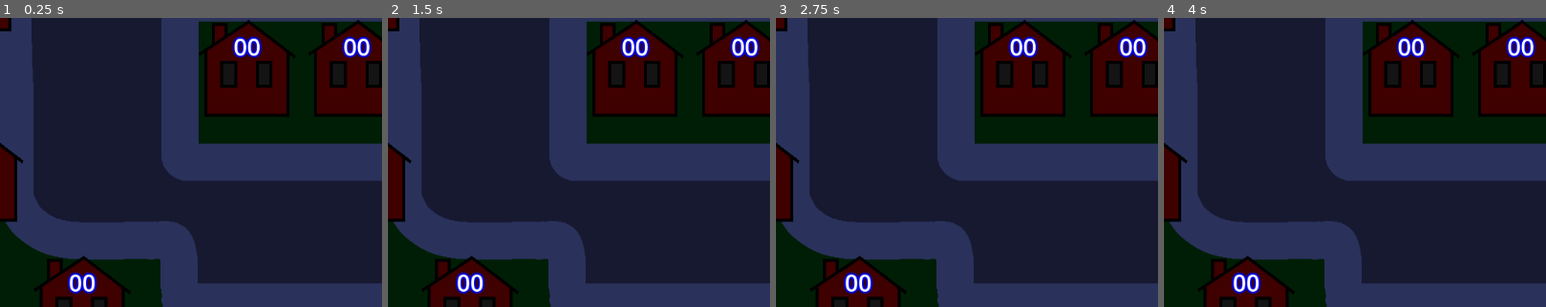
Above: before the commit, frames 1-4 (left to right).
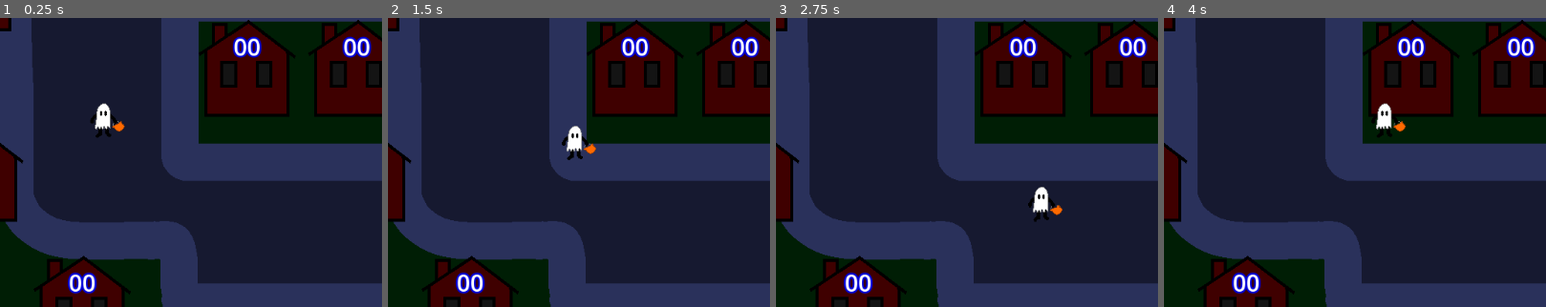
Above: after the commit, the same moments.

Repository: King9999/trickortreat_godot
Game: Godot game, scene res://Scenes/main.tscn
Same seed, same stepped clock (60 frames per second), same inputs: the game is played once before the commit and once after it.
Inputs:
- Up to frame 1 (0.25 s): no input
- Up to frame 2 (1.5 s): tap Enter at 0.5 s; hold Right 0.53-1.28 s; hold Down from 1.28 s (still down)
- Up to frame 3 (2.75 s): release Down at 2.03 s; hold Right from 2.03 s (still down)
- Up to frame 4 (4 s): release Right at 2.78 s; hold Up 2.78-3.53 s; hold Left from 3.53 s (still down)
The pictures show only the part of the screen within x 11-61%, y 36-86%; the shares and areas given below are measured in that part.

The runs differ from the first frame. In frame 1, 0.5% of the frame differs, in the area x 23-33%, y 29-42%; in frame 2, 0.5%, in the area x 45-55%, y 37-50%; in frame 3, 0.5%; in frame 4, 0.5%.

Commit message:
Added player movement
Currently, it only works for 1 player, but it needs to work for at least 2 players.

Diff:
--- a/Scenes/costume_base.tscn
+++ b/Scenes/costume_base.tscn
@@ -1,6 +1,17 @@
-[gd_scene load_steps=2 format=3 uid="uid://bdxcb48ykudp7"]
+[gd_scene load_steps=4 format=3 uid="uid://bdxcb48ykudp7"]
 
-[ext_resource type="Script" uid="uid://cca4ow8qbaxvd" path="res://Scripts/costume_base.gd" id="1_ll3ep"]
+[ext_resource type="Texture2D" uid="uid://ca656t6mccsoa" path="res://Sprites/Costumes/Ghost.png" id="2_eai3y"]
+[ext_resource type="Script" uid="uid://bek7l5luwlgfu" path="res://Scripts/costume_base.gd" id="3_0je84"]
 
-[node name="CostumeBase" type="Node2D"]
-script = ExtResource("1_ll3ep")
+[sub_resource type="CircleShape2D" id="CircleShape2D_0je84"]
+
+[node name="CostumeBase" type="CharacterBody2D"]
+script = ExtResource("3_0je84")
+
+[node name="Sprite2D" type="Sprite2D" parent="."]
+texture = ExtResource("2_eai3y")
+
+[node name="Collison" type="CollisionShape2D" parent="."]
+position = Vector2(-4, 0)
+scale = Vector2(-1.72492, -1.72492)
+shape = SubResource("CircleShape2D_0je84")
--- a/Scenes/main.tscn
+++ b/Scenes/main.tscn
@@ -1,8 +1,9 @@
-[gd_scene load_steps=5 format=3 uid="uid://dub32hrwkr01h"]
+[gd_scene load_steps=6 format=3 uid="uid://dub32hrwkr01h"]
 
 [ext_resource type="Texture2D" uid="uid://cn57fucuohft3" path="res://Sprites/Level.png" id="1_jjgbg"]
 [ext_resource type="Script" uid="uid://knvtqv5xju0a" path="res://Scripts/house_manager.gd" id="2_8gbba"]
 [ext_resource type="PackedScene" uid="uid://dy622oifu2orq" path="res://Scenes/house.tscn" id="2_bo1nx"]
+[ext_resource type="PackedScene" uid="uid://bdxcb48ykudp7" path="res://Scenes/costume_base.tscn" id="4_jjvhh"]
 
 [sub_resource type="NavigationPolygon" id="NavigationPolygon_bo1nx"]
 vertices = PackedVector2Array(475, -83, 475, -203, 502, -310, 502, 422, 474, 261, 474, 141, 307, 373, -494, 422, 171, 3 …(372 unchanged characters)…
@@ -11,7 +12,7 @@
 
 [node name="Main" type="Node2D"]
 
-[node name="Sprite2D" type="Sprite2D" parent="."]
+[node name="Level" type="Sprite2D" parent="."]
 texture = ExtResource("1_jjgbg")
 
 [node name="Camera2D" type="Camera2D" parent="."]
@@ -111,3 +112,6 @@
 
 [node name="House10" parent="House Manager" instance=ExtResource("2_bo1nx")]
 position = Vector2(240, 320)
+
+[node name="CostumeBase" parent="." instance=ExtResource("4_jjvhh")]
+position = Vector2(-255, 72)
--- a/Scripts/costume_base.gd
+++ b/Scripts/costume_base.gd
@@ -1,17 +1,19 @@
 """
-This is the base script for all costumes in the game. It contains common actions across all costumes.
+Player controls. Can move in 8 directions, and execute a trick when it's available.
 
 """
+extends CharacterBody2D
+class_name Costume
 
-extends Node2D
-class_name Costume
+signal on_hit(player: Costume)
+
 @export var costume_name: String
 @export var candy_amount: int
 @export var candy_drop_amount: int = 5      # how much candy the player drops when hit. 5 is the default.
 @export var candy_taken: int = 1;           #how much candy the player gets from a house per tick
 var vx: float
 var vy: float
-@export var move_speed: float = 1.3        #scales vx and vy. Lower value = slower speed
+@export var move_speed: float = 150        #scales vx and vy. Lower value = slower speed
 
 @export_category("Timers & Booleans")
 #@export var public float currentTime;                   //used to track when trick can be used again.
@@ -27,6 +29,9 @@
 @export var trick_cooldown: float           #cooldown of each trick.
 var trick_active: bool
 
+#consts
+const MAX_CANDY: int = 999
+const INIT_CANDY_DROP_AMOUNT: int = 5
 
 # Called when the node enters the scene tree for the first time.
 func _ready() -> void:
@@ -36,3 +41,22 @@
 # Called every frame. 'delta' is the elapsed time since the previous frame.
 func _process(delta: float) -> void:
 	pass
+
+func _physics_process(delta: float) -> void:
+	velocity.x = 0		#velocity is built in to CharacterBody2D
+	velocity.y = 0
+
+	#check for keyboard input
+	if Input.is_key_pressed(KEY_LEFT):
+		velocity.x -= move_speed
+
+	if Input.is_key_pressed(KEY_RIGHT):
+		velocity.x += move_speed
+
+	if Input.is_key_pressed(KEY_UP):
+		velocity.y -= move_speed
+
+	if Input.is_key_pressed(KEY_DOWN):
+		velocity.y += move_speed
+
+	move_and_slide()	#important func to update physics and movement. Must be called at the end of above code.
Not shown, changed: Scripts/costume_base.gd.uid
